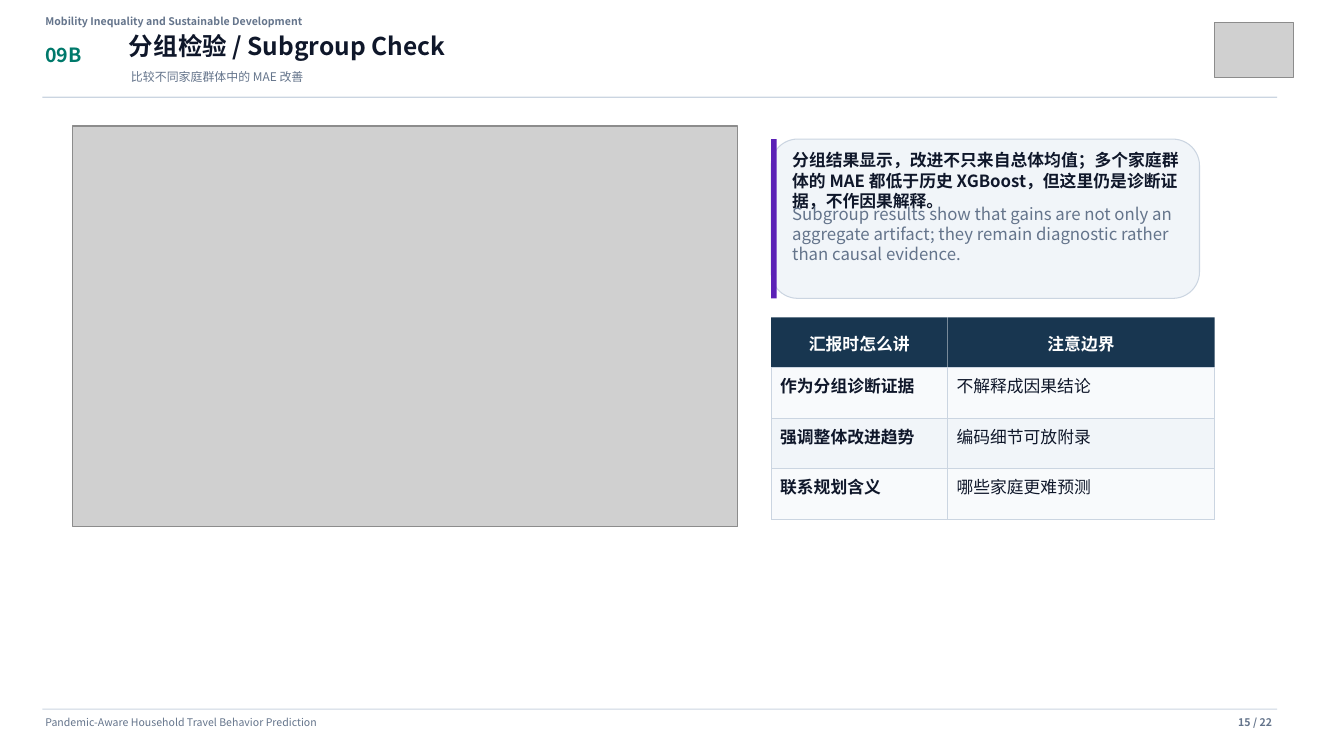
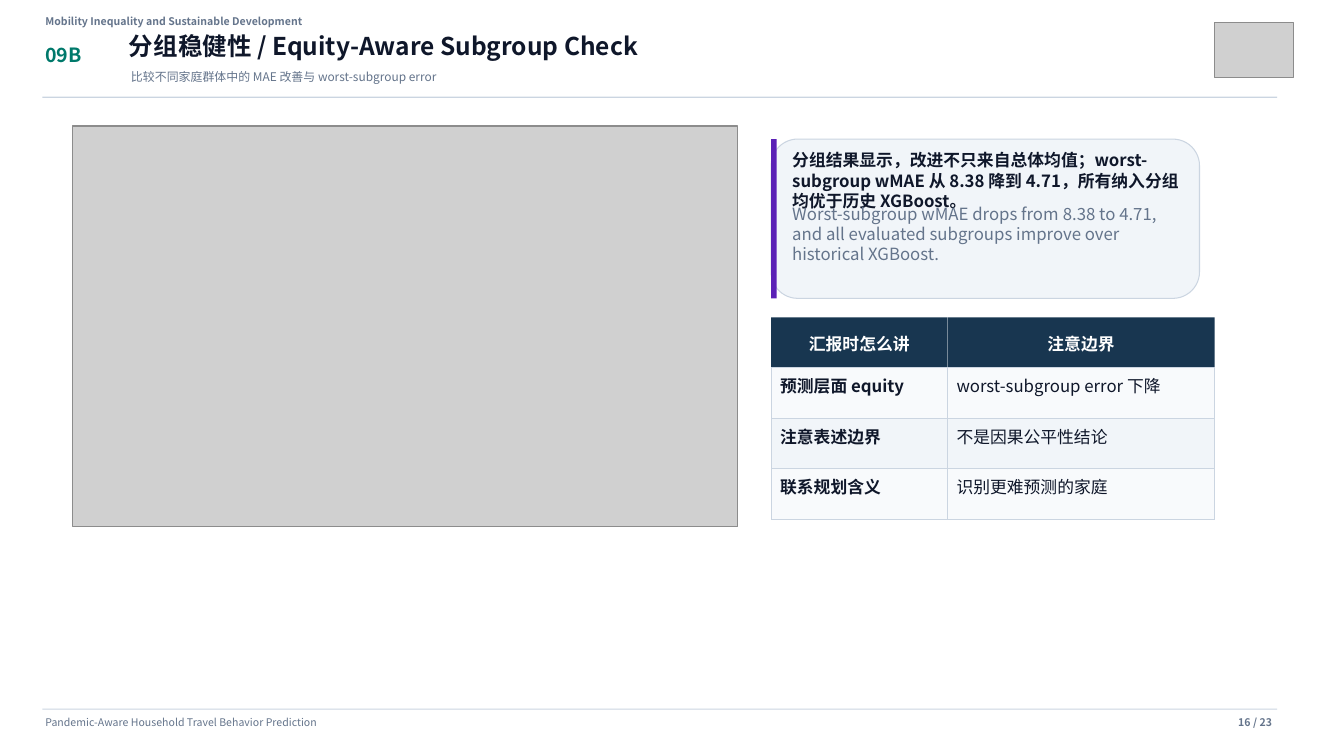
Before and after one commit to Lrving-code/NHTS-Travel-Prediction, a slide deck: slide 16 of outputs/final_project/NHTS_Travel_Behavior_Template_Presentation.pptx (slide 15 before the commit). Drawn at 1344x756 pixels with LibreOffice and Linux fonts; fonts in the diff are those of the drawing; grey boxes stand for pictures. Boxes give left, top, right and bottom in pixels: in the first picture for what was removed or moved away, otherwise in the second. Text is boxed around its words. In the diff, an @@ line names an element or a change of style, - is before the commit and + after.

Commit message:
feat(research): add stronger baselines and equity-aware evaluation

```diff
--- a/outputs/final_project/NHTS_Travel_Behavior_Template_Presentation.pptx
+++ b/outputs/final_project/NHTS_Travel_Behavior_Template_Presentation.pptx
@@ text at [129, 34, 638, 61]: text changed @@
-分组检验 / Subgroup Check
+分组稳健性 / Equity-Aware Subgroup Check
@@ text at [131, 71, 437, 84]: text changed @@
-比较不同家庭群体中的 MAE 改善
+比较不同家庭群体中的 MAE 改善与 worst-subgroup error
@@ text at [792, 151, 1179, 212]: text changed @@
-分组结果显示，改进不只来自总体均值；多个家庭群体的 MAE 都低于历史 XGBoost，但这里仍是诊断证据，不作因果解释。
+分组结果显示，改进不只来自总体均值；worst-subgroup wMAE 从 8.38 降到 4.71，所有纳入分组均优于历史 XGBoost。
@@ text at [792, 203, 1156, 260]: text changed @@
-Subgroup results show that gains are not only an aggregate artifact; they remain diagnostic rather than causal evidence.
+Worst-subgroup wMAE drops from 8.38 to 4.71, and all evaluated subgroups improve over historical XGBoost.
@@ text at [780, 375, 904, 397]: text changed @@
-作为分组诊断证据
+预测层面 equity
@@ text at [957, 378, 1161, 397]: text changed @@
-不解释成因果结论
+worst-subgroup error 下降
@@ text at [780, 428, 881, 445]: text changed @@
-强调整体改进趋势
+注意表述边界
@@ text at [957, 429, 1108, 445]: text changed @@
-编码细节可放附录
+不是因果公平性结论
@@ text at [957, 479, 1108, 495]: text changed @@
-哪些家庭更难预测
+识别更难预测的家庭
```
Also in this commit, not shown: 21 other slides changed, 1 slide added, 26 other files.
